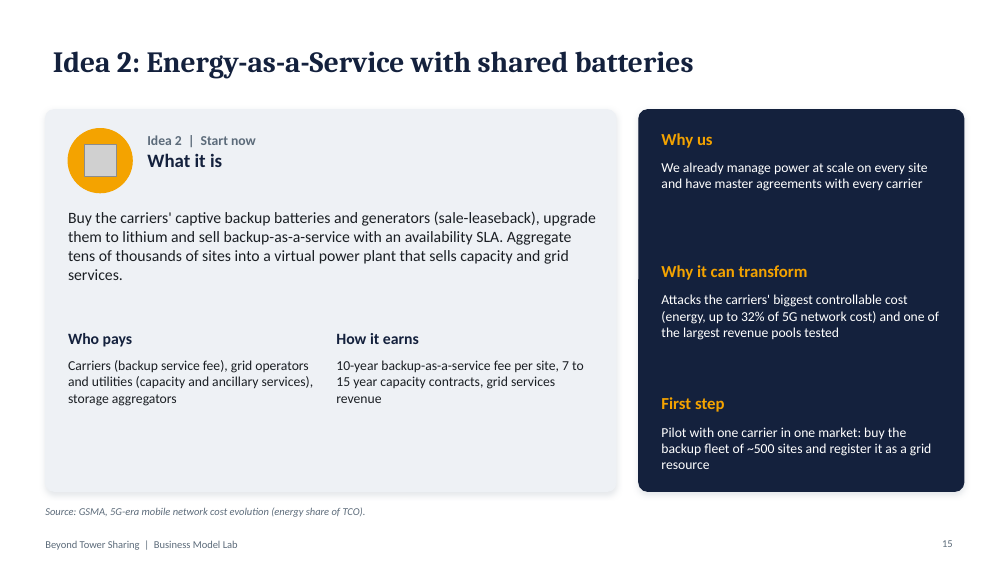
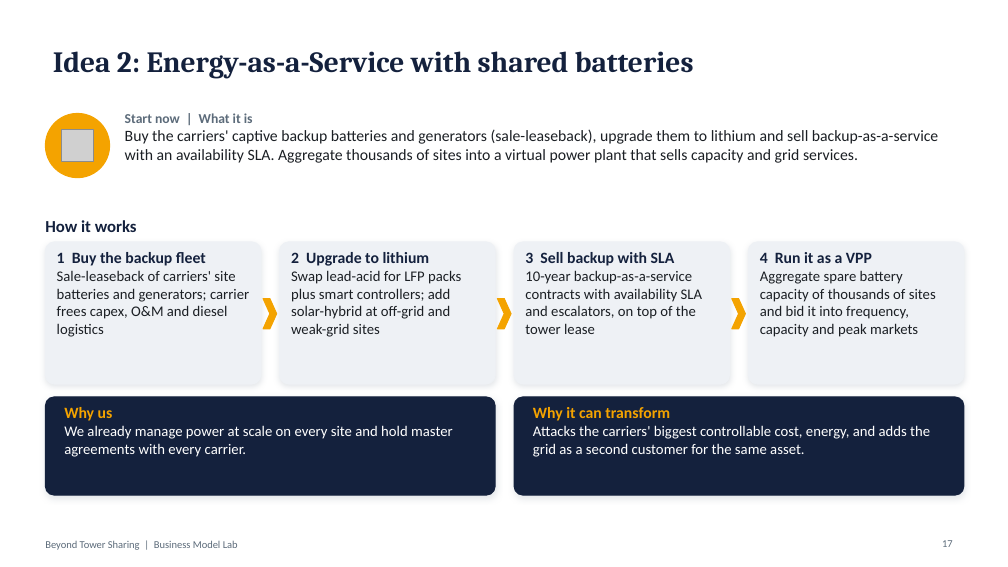
Before and after one commit to caiomperet/Claude-Skills, a slide deck: slide 17 of business-model-lab/saidas/Beyond-Tower-Sharing.pptx (slide 15 before the commit). Drawn at 1008x567 pixels with LibreOffice and Linux fonts; fonts in the diff are those of the drawing; grey boxes stand for pictures. Boxes give left, top, right and bottom in pixels: in the first picture for what was removed or moved away, otherwise in the second. Text is boxed around its words. In the diff, an @@ line names an element or a change of style, - is before the commit and + after.

```diff
--- a/business-model-lab/saidas/Beyond-Tower-Sharing.pptx
+++ b/business-model-lab/saidas/Beyond-Tower-Sharing.pptx
@@ ellipse: place and size @@
-ellipse at [68,129,132,193]
+ellipse at [45,113,110,178]
@@ text at [125,113,938,163]: text changed @@
-Buy the carriers' captive backup batteries and generators (sale-leaseback), upgrade them to lithium and sell backup-as-a-service with an availability SLA. Aggregate tens of thousands of sites into a virtual power plant that sells capacity and grid services.
+Start now | What it is
+Buy the carriers' captive backup batteries and generators (sale-leaseback), upgrade them to lithium and sell backup-as-a-service with an availability SLA. Aggregate thousands of sites into a virtual power plant that sells capacity and grid services.
@@ rounded rectangle removed at [639,110,964,492] @@
@@ picture: place and size @@
-picture at [84,144,116,176]
+picture at [61,129,93,161]
@@ text removed at [661,133,713,148] @@
-Why us
@@ text at [45,220,137,232]: text changed; size 13 to 16 pt; text colour #5C6B7A to #14213D @@
-Idea 2 | Start now
-What it is
+How it works
@@ rounded rectangle added at [45,242,261,384], fill #EEF1F5, outline #EEF1F5 1 pt @@
@@ text at [57,252,249,337]: text changed; size 15 to 14 pt; text colour #14213D to #1B1F24; bold off @@
-Who pays
+1 Buy the backup fleet
+Sale-leaseback of carriers' site batteries and generators; carrier frees capex, O&M and diesel logistics
@@ rounded rectangle: place and size @@
-rounded rectangle at [45,110,616,492]
+rounded rectangle at [280,242,495,384]
@@ rounded rectangle at [280,242,495,384]: proportions changed @@
@@ text at [291,252,461,337]: text changed; size 13 to 14 pt @@
-10-year backup-as-a-service fee per site, 7 to 15 year capacity contracts, grid services revenue
+2 Upgrade to lithium
+Swap lead-acid for LFP packs plus smart controllers; add solar-hybrid at off-grid and weak-grid sites
@@ rounded rectangle added at [514,242,730,384], fill #EEF1F5, outline #EEF1F5 1 pt @@
@@ text added at [525,252,702,334], 14 pt, text #1B1F24 @@
+3 Sell backup with SLA
+10-year backup-as-a-service contracts with availability SLA and escalators, on top of the tower lease
@@ text removed at [661,265,808,280] @@
-Why it can transform
@@ rounded rectangle added at [749,242,964,384], fill #EEF1F5, outline #EEF1F5 1 pt @@
@@ text added at [760,252,936,337], 14 pt, text #1B1F24 @@
+4 Run it as a VPP
+Aggregate spare battery capacity of thousands of sites and bid it into frequency, capacity and peak markets
@@ chevron added at [263,299,277,329], fill #F4A300, outline #F4A300 1 pt @@
@@ chevron added at [498,299,511,329], fill #F4A300, outline #F4A300 1 pt @@
@@ text removed at [661,294,939,340] @@
-Attacks the carriers' biggest controllable cost (energy, up to 32% of 5G network cost) and one of the largest revenue pools tested
@@ chevron added at [732,299,746,329], fill #F4A300, outline #F4A300 1 pt @@
@@ text removed at [336,333,419,344] @@
-How it earns
@@ text removed at [68,360,314,406] @@
-Carriers (backup service fee), grid operators and utilities (capacity and ancillary services), storage aggregators
@@ rounded rectangle added at [45,397,495,495], fill #14213D, outline #14213D 1 pt @@
@@ text at [64,407,453,457]: text changed; size 13 to 14 pt @@
-We already manage power at scale on every site and have master agreements with every carrier
+Why us
+We already manage power at scale on every site and hold master agreements with every carrier.
@@ rounded rectangle added at [514,397,964,495], fill #14213D, outline #14213D 1 pt @@
@@ text added at [533,407,930,457], 14 pt, text #FFFFFF @@
+Why it can transform
+Attacks the carriers' biggest controllable cost, energy, and adds the grid as a second customer for the same asset.
@@ text removed at [661,397,725,412] @@
-First step
@@ text removed at [661,427,931,469] @@
-Pilot with one carrier in one market: buy the backup fleet of ~500 sites and register it as a grid resource
@@ text removed at [45,507,366,517] @@
-Source: GSMA, 5G-era mobile network cost evolution (energy share of TCO).
```
Also in this commit, not shown: 4 other slides changed, 22 slides added, 1 slide removed, 8 other files.
